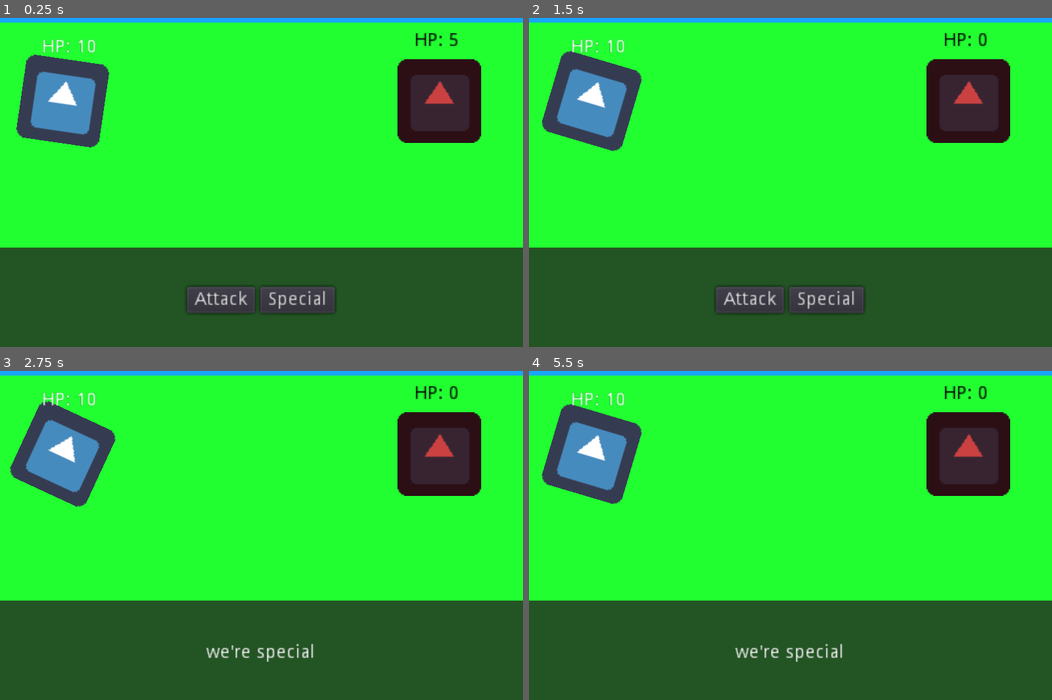
Above: before the commit, frames 1-4 (two rows, left to right).
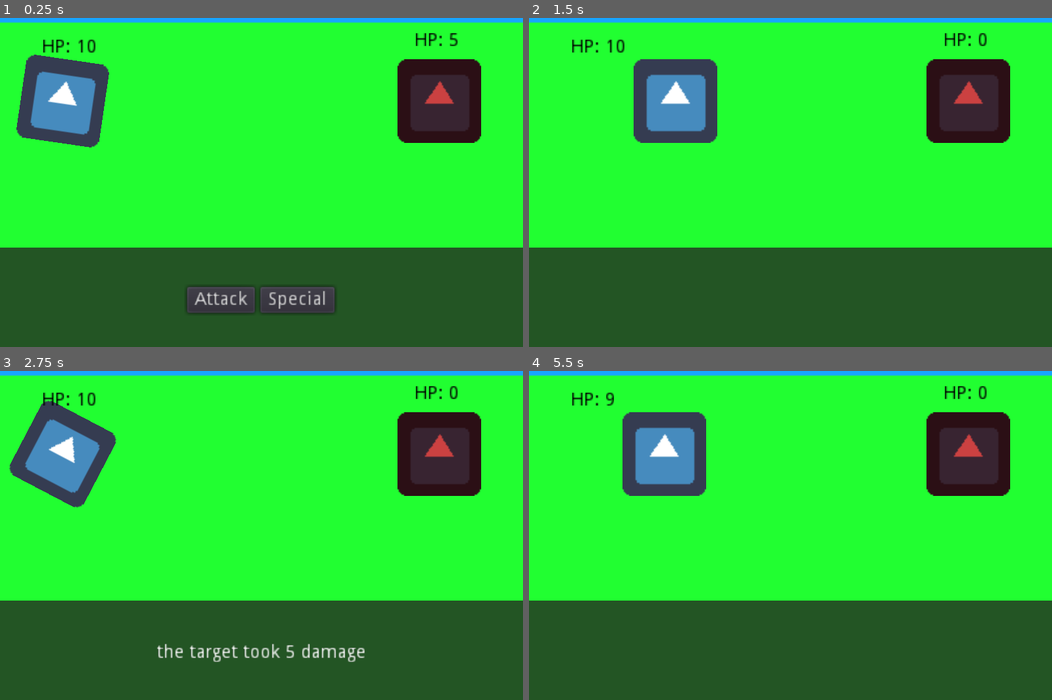
Above: after the commit, the same moments.

Repository: lahoising/GameOff
Game: Godot game, scene res://Battle.tscn
Two runs of this game, one before a commit and one after it. Both use one fixed random seed, a clock stepped at 60 frames per second and the inputs below. The engine's default icon, where the game draws it, is replaced by a stand-in: a white triangle on a blue panel in a dark square.
Inputs (mouse positions are in pixels of both pictures, inside the frame that each line leads up to):
- Up to frame 1 (0.25 s): no input
- Up to frame 2 (1.5 s): click "Attack" at 0.5 s; tap Enter (ui_accept) at 1.25 s; hold Enter (ui_accept) from 1.28 s (still down)
- Up to frame 3 (2.75 s): release Enter (ui_accept) at 2 s; click (298, 653) at 2 s, where only the run before the commit has a clickable "Special"
- Up to frame 4 (5.5 s): tap Enter (ui_accept) at 2.85, 3.02, 3.32 s; click (748, 653) at 3.5 s, where only the run before the commit has a clickable "Attack"; hold Enter (ui_accept) 4.28-5 s; click "Special" at 5 s

The runs differ from the first frame. In frame 1, 0.2% of the frame differs, in the area x 8-19%, y 6-11%; in frame 2, 10%, in the area x 2-65%, y 6-90%; in frame 3, 1.3%; in frame 4, 7.8%.

Commit message:
Improved turns

Diff:
--- a/Enemy.tscn
+++ b/Enemy.tscn
@@ -1,9 +1,109 @@
-[gd_scene load_steps=3 format=2]
+[gd_scene load_steps=5 format=2]
 
 [ext_resource path="res://Scripts/Enemy.gd" type="Script" id=1]
 [ext_resource path="res://icon.png" type="Texture" id=2]
 
-[node name="Sprite" type="Node2D" index="0"]
+[sub_resource type="Animation" id=1]
+
+resource_name = "EnemyAttack"
+length = 1.0
+loop = false
+step = 0.1
+tracks/0/type = "value"
+tracks/0/path = NodePath("Sprite:position")
+tracks/0/interp = 1
+tracks/0/loop_wrap = true
+tracks/0/imported = false
+tracks/0/enabled = true
+tracks/0/keys = {
+"times": PoolRealArray( 0, 0.5 ),
+"transitions": PoolRealArray( 1, 1 ),
+"update": 0,
+"values": [ Vector2( 0, 0 ), Vector2( -64, 0 ) ]
+}
+tracks/1/type = "value"
+tracks/1/path = NodePath("Sprite:rotation_degrees")
+tracks/1/interp = 1
+tracks/1/loop_wrap = true
+tracks/1/imported = false
+tracks/1/enabled = true
+tracks/1/keys = {
+"times": PoolRealArray( 0, 0.5 ),
+"transitions": PoolRealArray( 1, 1 ),
+"update": 0,
+"values": [ 0.0, 0.0 ]
+}
+tracks/2/type = "value"
+tracks/2/path = NodePath("Sprite:scale")
+tracks/2/interp = 1
+tracks/2/loop_wrap = true
+tracks/2/imported = false
+tracks/2/enabled = true
+tracks/2/keys = {
+"times": PoolRealArray( 0, 0.5 ),
+"transitions": PoolRealArray( 1, 1 ),
+"update": 0,
+"values": [ Vector2( 1, 1 ), Vector2( 1, 1 ) ]
+}
+tracks/3/type = "method"
+tracks/3/path = NodePath(".")
+tracks/3/interp = 1
+tracks/3/loop_wrap = true
+tracks/3/imported = false
+tracks/3/enabled = true
+tracks/3/keys = {
+"times": PoolRealArray( 1 ),
+"transitions": PoolRealArray( 1 ),
+"values": [ {
+"args": [  ],
+"method": "endAttack"
+} ]
+}
+
+[sub_resource type="Animation" id=2]
+
+resource_name = "EnemyBody"
+length = 1.0
+loop = false
+step = 0.1
+tracks/0/type = "value"
+tracks/0/path = NodePath("Sprite:position")
+tracks/0/interp = 1
+tracks/0/loop_wrap = true
+tracks/0/imported = false
+tracks/0/enabled = true
+tracks/0/keys = {
+"times": PoolRealArray( 0 ),
+"transitions": PoolRealArray( 1 ),
+"update": 0,
+"values": [ Vector2( 0, 0 ) ]
+}
+tracks/1/type = "value"
+tracks/1/path = NodePath("Sprite:rotation_degrees")
+tracks/1/interp = 1
+tracks/1/loop_wrap = true
+tracks/1/imported = false
+tracks/1/enabled = true
+tracks/1/keys = {
+"times": PoolRealArray( 0 ),
+"transitions": PoolRealArray( 1 ),
+"update": 0,
+"values": [ 0.0 ]
+}
+tracks/2/type = "value"
+tracks/2/path = NodePath("Sprite:scale")
+tracks/2/interp = 1
+tracks/2/loop_wrap = true
+tracks/2/imported = false
+tracks/2/enabled = true
+tracks/2/keys = {
+"times": PoolRealArray( 0 ),
+"transitions": PoolRealArray( 1 ),
+"update": 0,
+"values": [ Vector2( 1, 1 ) ]
+}
+
+[node name="Sprite" type="Node2D"]
 
 modulate = Color( 0.796875, 0.258362, 0.258362, 1 )
 self_modulate = Color( 0.800781, 0.209579, 0.209579, 1 )
@@ -39,3 +139,14 @@
 lines_skipped = 0
 max_lines_visible = -1
 _sections_unfolded = [ "Visibility" ]
+
+[node name="AnimationPlayer" type="AnimationPlayer" parent="." index="2"]
+
+root_node = NodePath("..")
+autoplay = ""
+playback_process_mode = 1
+playback_default_blend_time = 0.0
+playback_speed = 1.0
+anims/EnemyAttack = SubResource( 1 )
+anims/EnemyBody = SubResource( 2 )
+blend_times = [  ]
--- a/Player.tscn
+++ b/Player.tscn
@@ -1,7 +1,64 @@
-[gd_scene load_steps=5 format=2]
+[gd_scene load_steps=6 format=2]
 
 [ext_resource path="res://Scripts/Player.gd" type="Script" id=1]
 [ext_resource path="res://icon.png" type="Texture" id=2]
+
+[sub_resource type="Animation" id=3]
+
+resource_name = "PlayerAttack"
+length = 1.0
+loop = false
+step = 0.1
+tracks/0/type = "value"
+tracks/0/path = NodePath("Sprite:position")
+tracks/0/interp = 1
+tracks/0/loop_wrap = true
+tracks/0/imported = false
+tracks/0/enabled = true
+tracks/0/keys = {
+"times": PoolRealArray( 0, 0.5 ),
+"transitions": PoolRealArray( 1, 1 ),
+"update": 0,
+"values": [ Vector2( 0, 0 ), Vector2( 64, 0 ) ]
+}
+tracks/1/type = "value"
+tracks/1/path = NodePath("Sprite:rotation_degrees")
+tracks/1/interp = 1
+tracks/1/loop_wrap = true
+tracks/1/imported = false
+tracks/1/enabled = true
+tracks/1/keys = {
+"times": PoolRealArray( 0, 0.5 ),
+"transitions": PoolRealArray( 1, 1 ),
+"update": 0,
+"values": [ 0.0, 0.0 ]
+}
+tracks/2/type = "value"
+tracks/2/path = NodePath("Sprite:scale")
+tracks/2/interp = 1
+tracks/2/loop_wrap = true
+tracks/2/imported = false
+tracks/2/enabled = true
+tracks/2/keys = {
+"times": PoolRealArray( 0, 0.5 ),
+"transitions": PoolRealArray( 1, 1 ),
+"update": 0,
+"values": [ Vector2( 1, 1 ), Vector2( 1, 1 ) ]
+}
+tracks/3/type = "method"
+tracks/3/path = NodePath(".")
+tracks/3/interp = 1
+tracks/3/loop_wrap = true
+tracks/3/imported = false
+tracks/3/enabled = true
+tracks/3/keys = {
+"times": PoolRealArray( 1 ),
+"transitions": PoolRealArray( 1 ),
+"values": [ {
+"args": [  ],
+"method": "endAnimation"
+} ]
+}
 
 [sub_resource type="Animation" id=1]
 
@@ -89,7 +146,7 @@
 "values": [ Vector2( 1, 1 ), Vector2( 1, 1 ) ]
 }
 
-[node name="Node2D" type="Node2D"]
+[node name="Node2D" type="Node2D" index="0"]
 
 script = ExtResource( 1 )
 hp = null
@@ -103,6 +160,7 @@
 
 [node name="Label" type="Label" parent="." index="1"]
 
+modulate = Color( 0, 0, 0, 1 )
 anchor_left = 0.0
 anchor_top = 0.0
 anchor_right = 0.0
@@ -120,6 +178,7 @@
 percent_visible = 1.0
 lines_skipped = 0
 max_lines_visible = -1
+_sections_unfolded = [ "Visibility" ]
 
 [node name="AnimationPlayer" type="AnimationPlayer" parent="." index="2"]
 
@@ -128,6 +187,7 @@
 playback_process_mode = 1
 playback_default_blend_time = 0.0
 playback_speed = 1.0
+anims/PlayerAttack = SubResource( 3 )
 anims/PlayerBody = SubResource( 1 )
 anims/PlayerIdle = SubResource( 2 )
 blend_times = [  ]
--- a/Scripts/Battle.gd
+++ b/Scripts/Battle.gd
@@ -3,10 +3,49 @@
 onready var player = get_node("Player")
 onready var enemy = get_node("Enemy")
 onready var prompt = get_node("Dialog")
+var currState
+
+enum battleStates{
+	PLAYERSELECT,
+	PLAYERACT,
+	ENEMYSELECT,
+	ENEMYACT
+}
 
 func _ready():
 	player.prompt = prompt
 	player.get_node("AnimationPlayer").play("PlayerIdle")
 	enemy.prompt = prompt
+	currState = battleStates.PLAYERSELECT
+	print("state: " + str(currState))
 	get_node("Dialog/PanelContainer/Container/HBoxContainer/Special").connect("pressed", player, "special", [enemy])
 	get_node("Dialog/PanelContainer/Container/HBoxContainer/Attack").connect("pressed", get_node("Player"), "attack", [get_node("Enemy"), player.attck])
+
+func nextState():
+	if currState == battleStates.PLAYERSELECT:
+		currState = battleStates.PLAYERACT
+	elif currState == battleStates.PLAYERACT:
+		currState = battleStates.ENEMYSELECT
+	elif currState == battleStates.ENEMYSELECT:
+		currState = battleStates.ENEMYACT
+	elif currState == battleStates.ENEMYACT:
+		currState = battleStates.PLAYERSELECT
+	prompt.switch(currState)
+	print("state: " + str(currState))
+
+	if currState == battleStates.ENEMYSELECT:
+		enemySelect()
+	elif currState == battleStates.ENEMYACT:
+		enemyAct()
+
+func enemySelect():
+	print("Enemigo seleccionando")
+	var rand = randi()%2
+	if rand == 0:
+		enemy.attack(player, enemy.attck)
+	else:
+		enemy.special(player)
+
+func enemyAct():
+	enemy.get_node("AnimationPlayer").play("EnemyAttack")
+	print("enemigo atacando")
--- a/Scripts/Dialog.gd
+++ b/Scripts/Dialog.gd
@@ -1,34 +1,38 @@
 extends Control
 
 var messages = []
+var moving = false
 onready var dialog = get_node("PanelContainer/Container/Label")
 onready var buttons = get_node("PanelContainer/Container/HBoxContainer")
 
 func _ready():
 	dialog.visible = false
 	buttons.visible = true
-	pass
 
 func _process(delta):
-	if (dialog.visible):
+	if (dialog.visible and !moving):
 		#print("aqui")
 		if messages.size() > 0:
 			dialog.text = messages[0]
 			dialog.visible_characters += 1
-		if (Input.is_action_pressed("ui_accept")):
+		if (Input.is_action_just_pressed("ui_accept")):
 			if (messages.size() > 1):
 				dialog.visible_characters = 0
-				dialog.text = messages[0]
 				messages.remove(0)
 			else:
 				dialog.visible_characters = 0
 				messages.remove(0)
-				switch()
+				get_parent().nextState()
 
-func switch():
-	if dialog.visible:
+func switch(state):
+	print(messages)
+	print("switch state: "+str(state))
+	if state == 1 or state == 3:
+		dialog.visible = true
+		buttons.visible = false
+	elif state == 0:
 		dialog.visible = false
 		buttons.visible = true
 	else:
-		dialog.visible = true
+		dialog.visible = false
 		buttons.visible = false
--- a/Scripts/Enemy.gd
+++ b/Scripts/Enemy.gd
@@ -7,3 +7,7 @@
 
 func _process(delta):
 	hpLabel.text = "HP: "+str(hp)
+
+func endAttack():
+	get_node("AnimationPlayer").play("EnemyBody")
+	prompt.moving = false
--- a/Scripts/Player.gd
+++ b/Scripts/Player.gd
@@ -7,3 +7,15 @@
 
 func _process(delta):
 	hpLabel.text = "HP: "+str(hp)
+
+func attack(target, power):
+	get_node("AnimationPlayer").play("PlayerAttack")
+	.attack(target, power)
+
+func special(target):
+	get_node("AnimationPlayer").play("PlayerAttack")
+	.special(target)
+
+func endAnimation():
+	get_node("AnimationPlayer").play("PlayerIdle")
+	prompt.moving = false
--- a/Scripts/Unit.gd
+++ b/Scripts/Unit.gd
@@ -11,10 +11,16 @@
 
 func attack(target, power):
 	target.takeDamage(power)
+	prompt.moving = true
+	nextState()
 
 func special(target):
 	prompt.messages.append("we're special")
-	prompt.switch()
+	prompt.moving = true
+	nextState()
+
+func nextState():
+	get_parent().nextState()
 
 func takeDamage(power):
 	var damage = power - defense
@@ -23,6 +29,7 @@
 		if (hp < 0):
 			hp = 0
 		prompt.messages.append("the target took "+str(damage)+" damage")
-		prompt.switch()
+		#prompt.switch()
 	else:
 		hp -= 1
+		prompt.messages.append("the target took 1 damage")
